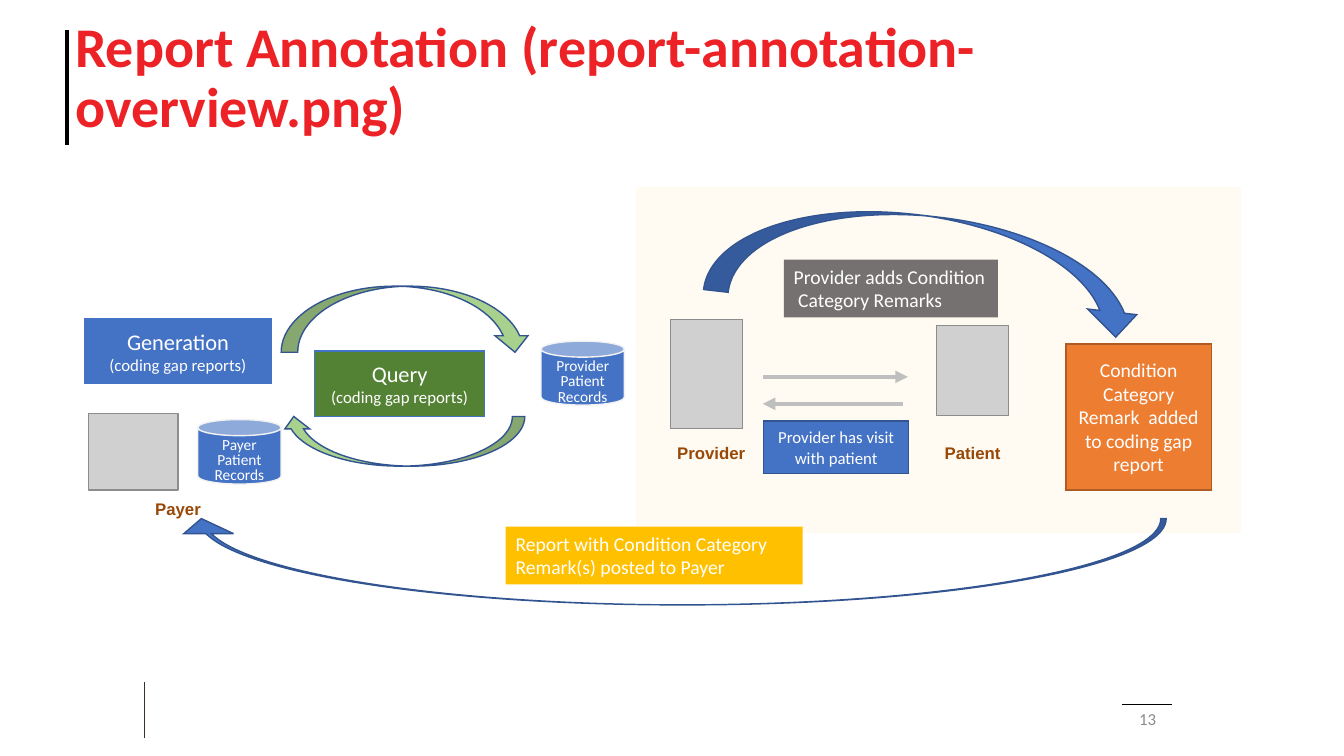
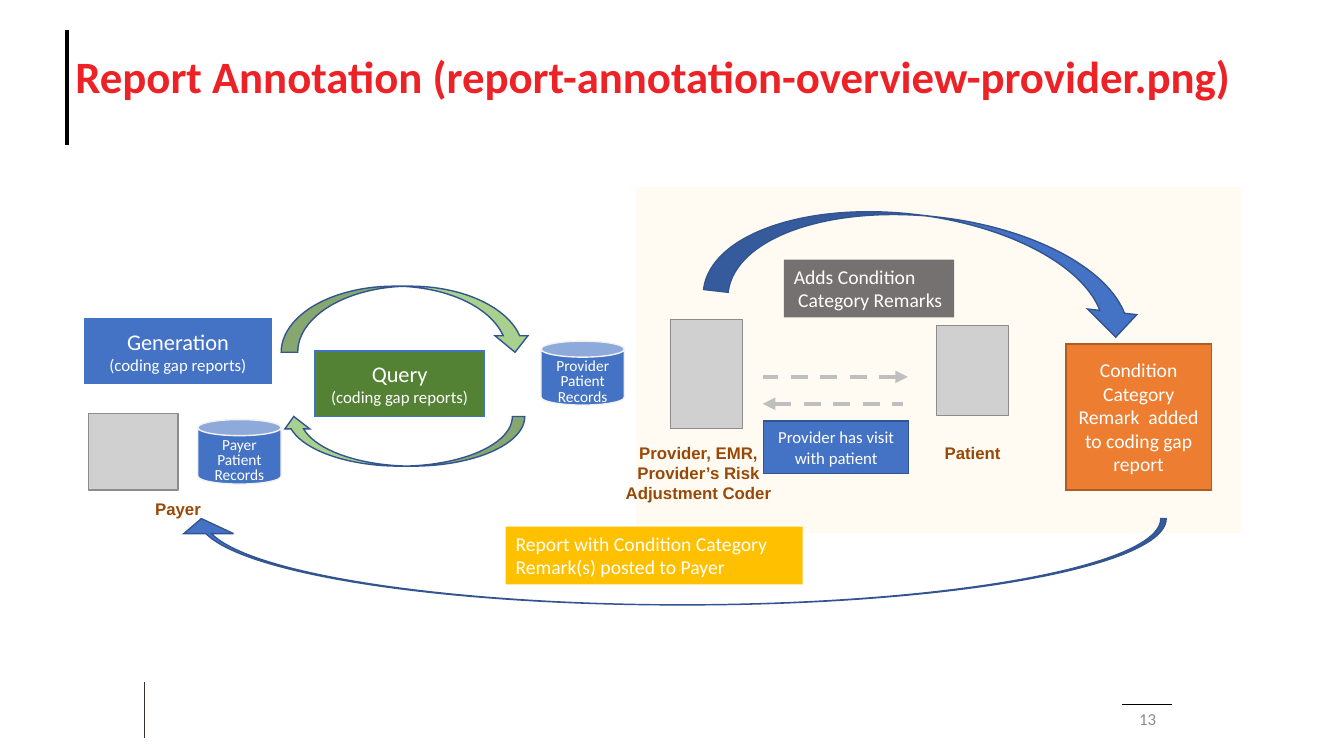
Before and after one commit to HL7/davinci-ra, a slide deck: slide 13 of input/images/Source/Risk Adjustment Images.pptx. Drawn at 1344x756 pixels with LibreOffice and Linux fonts; fonts in the diff are those of the drawing; grey boxes stand for pictures; background and template pictures are left out. Boxes give left, top, right and bottom in pixels: in the first picture for what was removed or moved away, otherwise in the second. Text is boxed around its words. In the diff, an @@ line names an element or a change of style, - is before the commit and + after.

Commit message:
Updated "Add Remarks to Condition Category" with new images and text

```diff
--- a/input/images/Source/Risk Adjustment Images.pptx
+++ b/input/images/Source/Risk Adjustment Images.pptx
@@ title at [75,60,1230,101]: text changed; size 40 to 32 pt @@
-Report Annotation (report-annotation-overview.png)
+Report Annotation (report-annotation-overview-provider.png)
@@ rectangle "Adds Condition": place and size @@
-rectangle "Adds Condition" at [784,260,998,318]
+rectangle "Adds Condition" at [784,260,955,318]
@@ text in rectangle at [794,270,915,284]: text changed @@
-Provider adds Condition
+Adds Condition
@@ arrow (908, 377) - (763, 377): stroke #BFBFBF 3 pt to #BFBFBF 3 pt dashed @@
@@ arrow (763, 404) - (903, 404): stroke #BFBFBF 3 pt to #BFBFBF 3 pt dashed @@
@@ text at [626,447,771,503]: text changed @@
-Provider
+Provider, EMR, Provider’s Risk Adjustment Coder
```
Also in this commit, not shown: 1 slide added, 3 other files.
